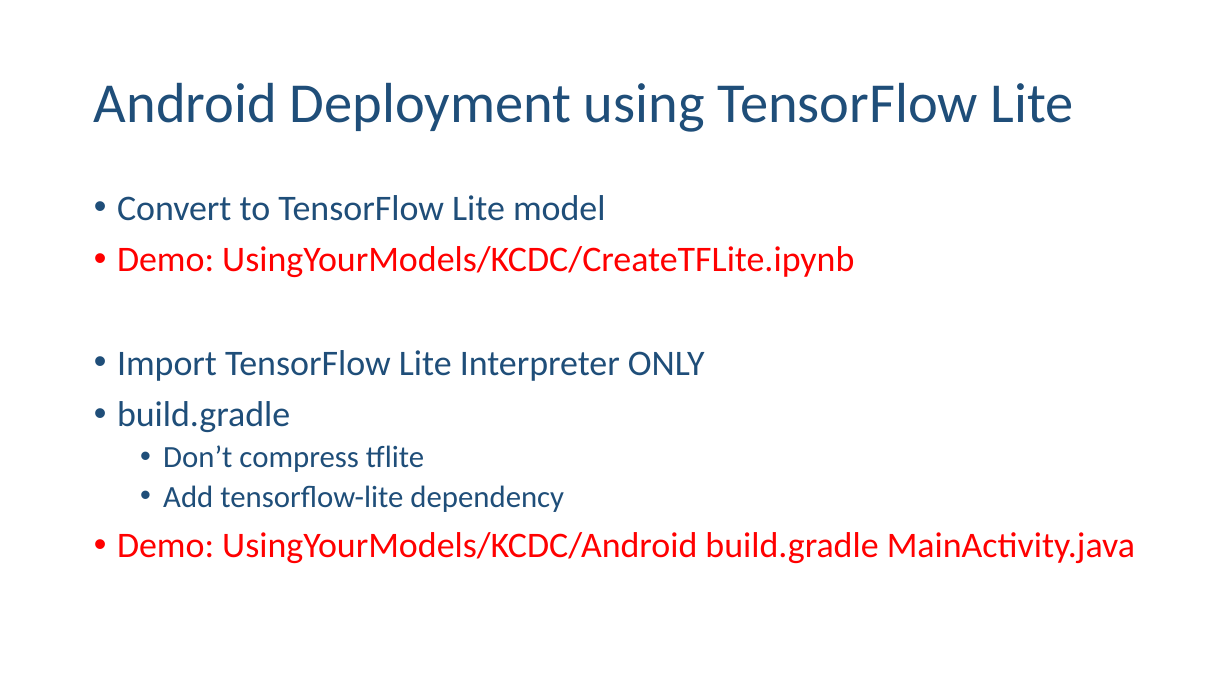
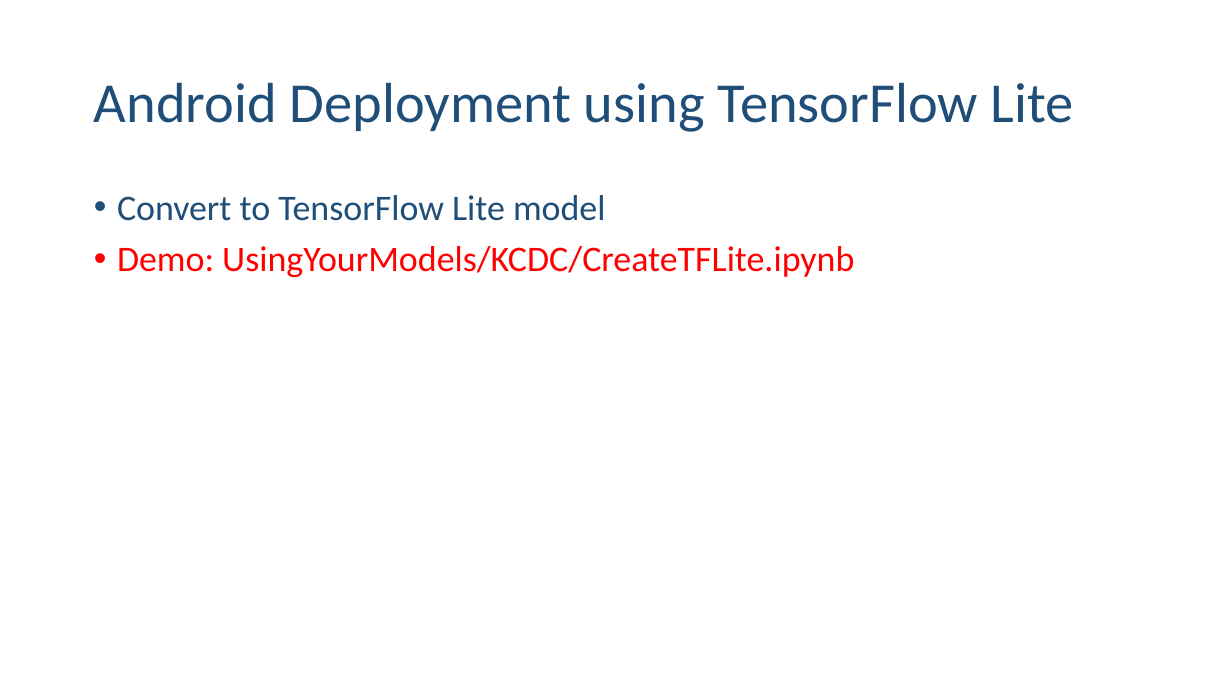
Before and after one commit to ehennis/Blog, a slide deck: slide 9 of UsingYourModels/DL-KCDC.pptx. Drawn at 1232x693 pixels with LibreOffice and Linux fonts; fonts in the diff are those of the drawing. Boxes give left, top, right and bottom in pixels: in the first picture for what was removed or moved away, otherwise in the second. Text is boxed around its words. In the diff, an @@ line names an element or a change of style, - is before the commit and + after.

Commit message:
Finished Android

```diff
--- a/UsingYourModels/DL-KCDC.pptx
+++ b/UsingYourModels/DL-KCDC.pptx
@@ text at <box>117,350,1135,563</box>: paragraphs removed @@
-• Import TensorFlow Lite Interpreter ONLY
-• build.gradle
-  • Don’t compress tflite
-  • Add tensorflow-lite dependency
-• Demo: UsingYourModels/KCDC/Android build.gradle MainActivity.java
```
Also in this commit, not shown: 3 slides added.
